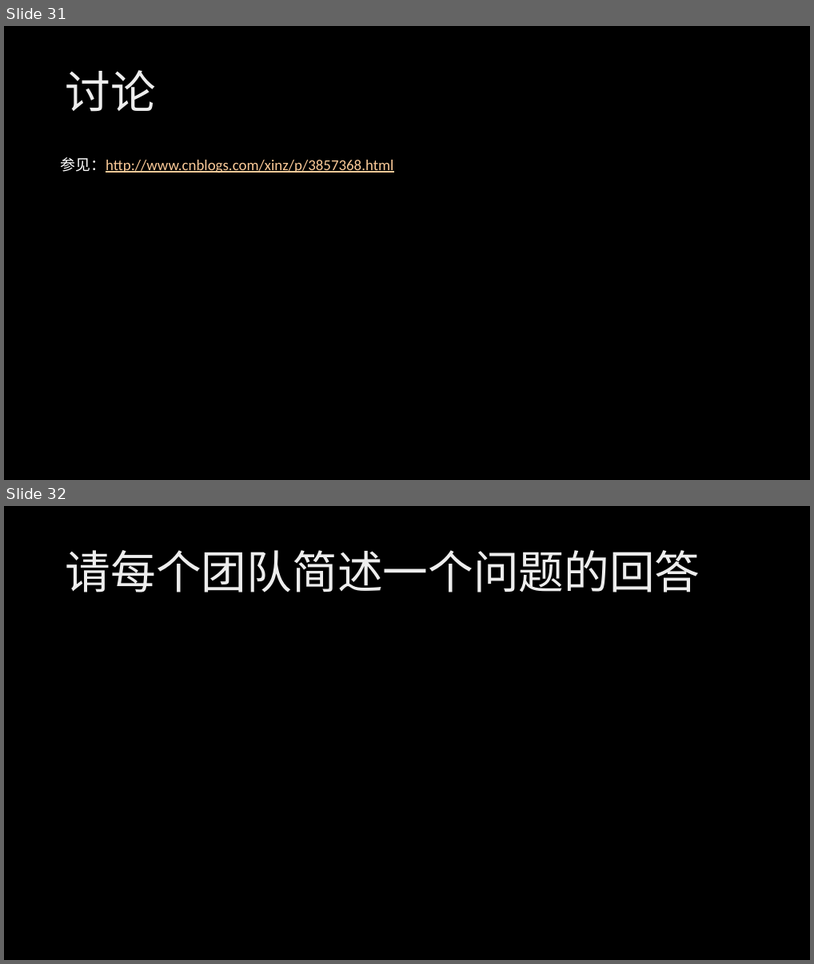
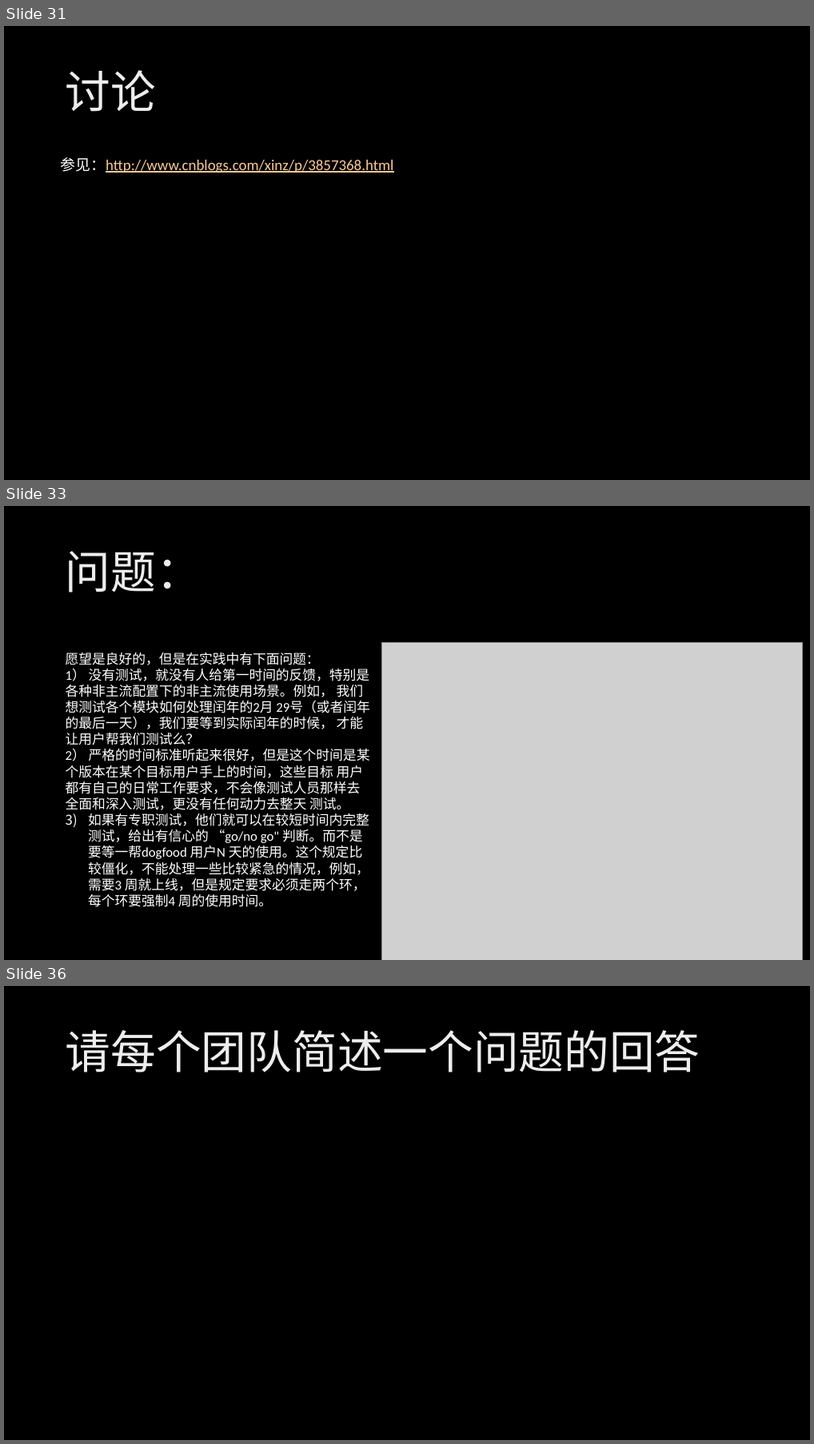
Before and after one commit to xinase/ASE, a slide deck: chapter14/ASE_14_Quality_of_SWE.pptx. Shown one above the other, each under a label of ours: slides 31 and 32 before the commit, slides 31, 33 and 36 after it; the slides between them are not shown. The pictures are 814x964 and 814x1444 pixels, drawn with LibreOffice and Linux fonts; fonts in the diff are those of the drawing; grey boxes stand for pictures; background and template pictures are left out. Boxes give left, top, right and bottom in pixels: in the first picture for what was removed or moved away, otherwise in the second. Text is boxed around its words. In the diff, an @@ line names an element or a change of style, - is before the commit and + after.

```diff
--- a/chapter14/ASE_14_Quality_of_SWE.pptx
+++ b/chapter14/ASE_14_Quality_of_SWE.pptx
@@ slide 33 added at [4, 506, 810, 960], background picture (left out) @@
@@ title added at [66, 551, 202, 592], 54 pt, text gradient #BFBFBF to #EDEDED to #FFFFFF @@
+问题：
@@ picture added at [382, 643, 803, 960] @@
@@ text added at [66, 652, 370, 907], 16 pt, text #FFFFFF @@
+愿望是良好的，但是在实践中有下面问题：
+1） 没有测试，就没有人给第一时间的反馈，特别是各种非主流配置下的非主流使用场景。例如， 我们想测试各个模块如何处理闰年的2月 29号（或者闰年的最后一天），我们要等到实际闰年的时候， 才能让用户帮我们测试么？
+2） 严格的时间标准听起来很好，但是这个时间是某个版本在某个目标用户手上的时间，这些目标 用户都有自己的日常工作要求，不会像测试人员那样去全面和深入测试，更没有任何动力去整天 测试。
+3) 如果有专职测试，他们就可以在较短时间内完整测试，给出有信心的 “go/no go" 判断。而不是 要等一帮dogfood 用户N 天的使用。这个规定比较僵化，不能处理一些比较紧急的情况，例如， 需要3 周就上线，但是规定要求必须走两个环，每个环要强制4 周的使用时间。
@@ what was slide 32 is now slide 36 @@
```
Also in this commit, not shown: 2 slides changed, 3 other slides added.
